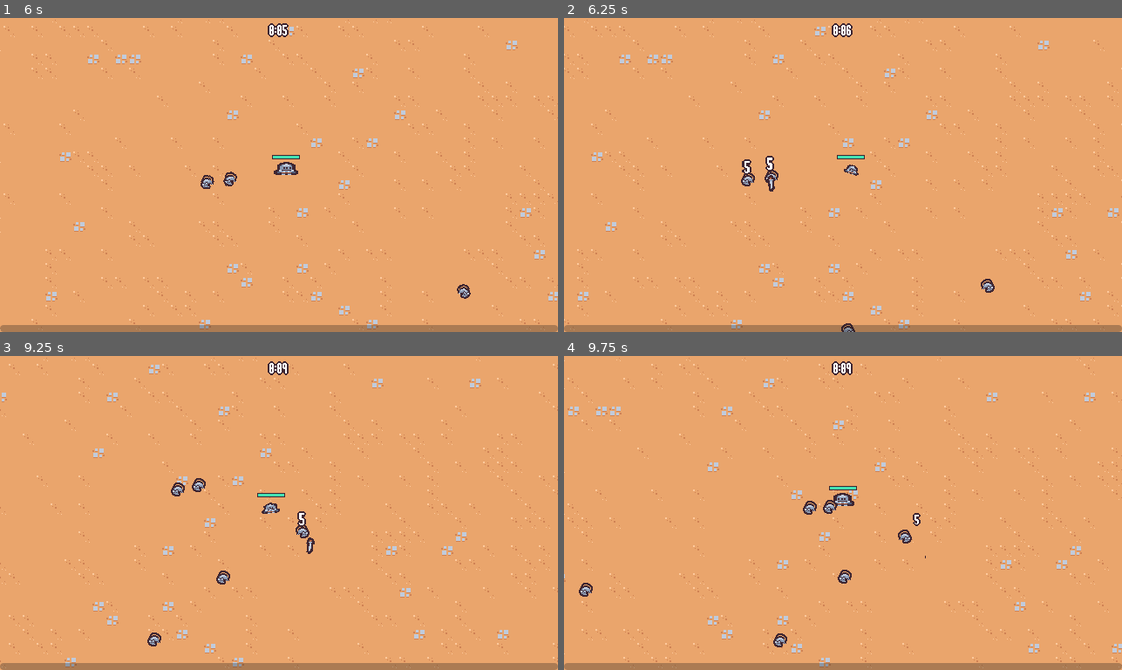
Above: before the commit, frames 1-4 (two rows, left to right).
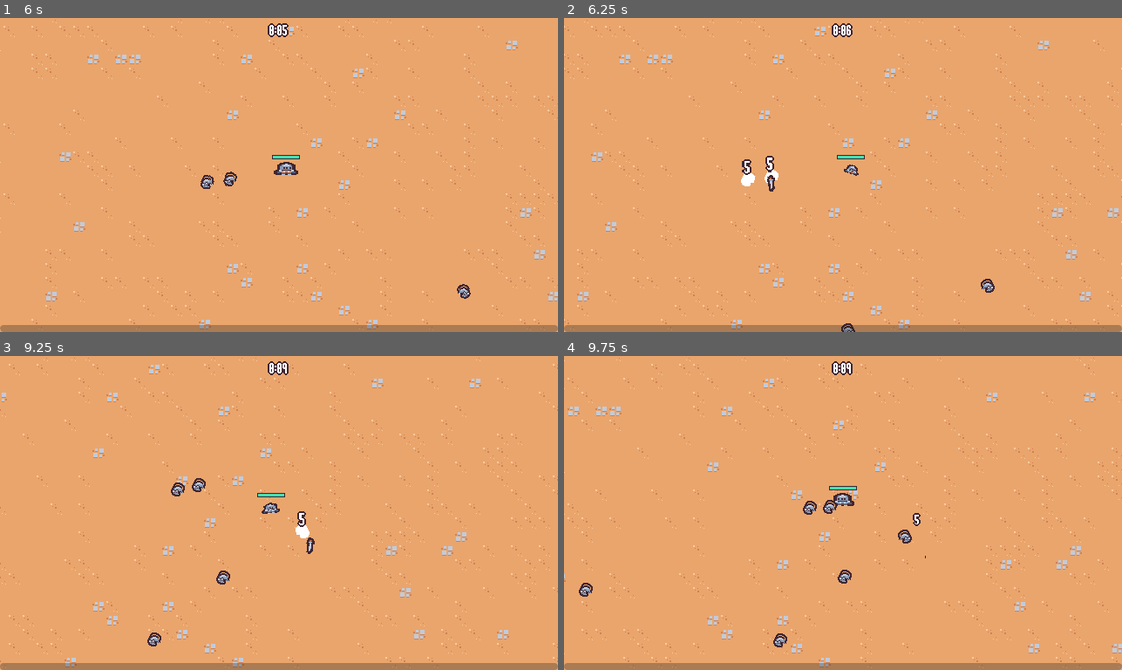
Above: after the commit, the same moments.

Repository: Marllon-Freitas/rogue-like-style-game
Game: Godot game, scene res://scenes/main/main.tscn
Two runs of this game, one before a commit and one after it. Both use one fixed random seed, a clock stepped at 60 frames per second and the inputs below.
Inputs (mouse positions are in pixels of both pictures, inside the frame that each line leads up to):
- Up to frame 1 (6 s): tap Enter at 0.5 s; move the mouse to (401, 159) at 0.52 s; press the mouse at (401, 159) at 0.53 s; hold D (move_right) 0.53-1.28 s; move the mouse to (167, 190) at 1.27 s; release the mouse at (167, 190) at 1.28 s; hold S (move_down) 1.28-2.03 s; click (167, 190) at 1.35 s; move the mouse to (334, 105) at 2.02 s; press the mouse at (334, 105) at 2.03 s; hold D (move_right) 2.03-2.78 s; move the mouse to (251, 237) at 2.77 s; release the mouse at (251, 237) at 2.78 s; hold W (move_up) 2.78-3.53 s; click (251, 237) at 2.85 s; move the mouse to (446, 222) at 3.52 s; press the mouse at (446, 222) at 3.53 s; hold A (move_left) 3.53-5.03 s; move the mouse to (111, 127) at 4.27 s; release the mouse at (111, 127) at 4.28 s; click (111, 127) at 4.35 s; move the mouse to (306, 175) at 5.02 s; press the mouse at (306, 175) at 5.03 s; hold S (move_down) 5.03-5.78 s; move the mouse to (195, 96) at 5.77 s; release the mouse at (195, 96) at 5.78 s; hold D (move_right) from 5.78 s (still down); click (195, 96) at 5.85 s
- Up to frame 2 (6.25 s): keep holding D (move_right)
- Up to frame 3 (9.25 s): move the mouse to (401, 497) at 6.52 s; release D (move_right) at 6.53 s; press the mouse at (401, 497) at 6.53 s; hold W (move_up) 6.53-7.28 s; move the mouse to (167, 528) at 7.27 s; release the mouse at (167, 528) at 7.28 s; hold D (move_right) 7.28-8.03 s; click (167, 528) at 7.35 s; move the mouse to (334, 443) at 8.02 s; press the mouse at (334, 443) at 8.03 s; hold S (move_down) 8.03-8.78 s; move the mouse to (251, 575) at 8.77 s; release the mouse at (251, 575) at 8.78 s; hold A (move_left) from 8.78 s (still down); click (251, 575) at 8.85 s
- Up to frame 4 (9.75 s): move the mouse to (1010, 560) at 9.52 s; release A (move_left) at 9.53 s; press the mouse at (1010, 560) at 9.53 s; hold W (move_up) from 9.53 s (still down)

Frame 1 is identical in both runs. In frame 2, 0.1% of the frame differs, in the area x 31-39%, y 48-54%; in frame 3, less than 0.1%; in frame 4, nothing differs.

Commit message:
feat: adding a flash effect on the enemy sprites

Diff:
--- /dev/null
+++ b/scenes/component/hit_flash_component.gd
@@ -0,0 +1,26 @@
+extends Node
+
+@export var health_component: HealthComponent
+@export var sprite: Sprite2D
+@export var hit_flash_material: ShaderMaterial
+
+var hit_flash_tween: Tween
+
+
+func _ready():
+	health_component.health_changed.connect(on_health_changed)
+	sprite.material = hit_flash_material
+
+
+func on_health_changed():
+	if hit_flash_tween != null && hit_flash_tween.is_valid():
+		hit_flash_tween.kill()
+
+	(sprite.material as ShaderMaterial).set_shader_parameter("lerp_percent", 1.0)
+	hit_flash_tween = create_tween()
+	(
+		hit_flash_tween
+		. tween_property(sprite.material, "shader_parameter/lerp_percent", 0.0, 0.3)
+		. set_ease(Tween.EASE_IN)
+		. set_trans(Tween.TRANS_CUBIC)
+	)
--- /dev/null
+++ b/scenes/component/hit_flash_component.gdshader
@@ -0,0 +1,19 @@
+shader_type canvas_item;
+
+uniform float lerp_percent : hint_range(0.0, 1.0, 0.1);
+
+void vertex() {
+	// Called for every vertex the material is visible on.
+}
+
+void fragment() {
+	// Called for every pixel the material is visible on.
+	vec4 texture_color = texture(TEXTURE, UV);
+	vec4 final_color = mix(texture_color, vec4(1.0, 1.0, 1.0, texture_color.a), lerp_percent);
+	COLOR = final_color;
+}
+
+//void light() {
+	// Called for every pixel for every light affecting the CanvasItem.
+	// Uncomment to replace the default light processing function with this one.
+//}
--- /dev/null
+++ b/scenes/component/hit_flash_component.tscn
@@ -0,0 +1,8 @@
+[gd_scene load_steps=3 format=3 uid="uid://bdl7mghlw3l3b"]
+
+[ext_resource type="Script" path="res://scenes/component/hit_flash_component.gd" id="1_u834o"]
+[ext_resource type="Material" uid="uid://7a5t8q1jahre" path="res://scenes/component/hit_flash_component_material.tres" id="2_68701"]
+
+[node name="HitFlashComponent" type="Node"]
+script = ExtResource("1_u834o")
+hit_flash_material = ExtResource("2_68701")
--- /dev/null
+++ b/scenes/component/hit_flash_component_material.tres
@@ -0,0 +1,8 @@
+[gd_resource type="ShaderMaterial" load_steps=2 format=3 uid="uid://7a5t8q1jahre"]
+
+[ext_resource type="Shader" path="res://scenes/component/hit_flash_component.gdshader" id="1_w53gr"]
+
+[resource]
+resource_local_to_scene = true
+shader = ExtResource("1_w53gr")
+shader_parameter/lerp_percent = 0.0
--- a/scenes/game_object/basic_enemy/basic_enemy.tscn
+++ b/scenes/game_object/basic_enemy/basic_enemy.tscn
@@ -7,6 +7,8 @@
 [ext_resource type="PackedScene" uid="uid://cttagnkqc5j00" path="res://scenes/component/hurt_box_component.tscn" id="4_6c6d1"]
 [ext_resource type="PackedScene" uid="uid://db5u3obmvl1dg" path="res://scenes/component/death_component.tscn" id="4_lbkji"]
 [ext_resource type="PackedScene" uid="uid://r6lwoxkhehyt" path="res://scenes/component/velocity_component.tscn" id="4_ohsct"]
+[ext_resource type="PackedScene" uid="uid://bdl7mghlw3l3b" path="res://scenes/component/hit_flash_component.tscn" id="5_jxdv6"]
+[ext_resource type="Shader" path="res://scenes/component/hit_flash_component.gdshader" id="6_a75uv"]
 
 [sub_resource type="Animation" id="Animation_8jfot"]
 length = 0.001
@@ -70,6 +72,11 @@
 "walk": SubResource("Animation_s1ge1")
 }
 
+[sub_resource type="ShaderMaterial" id="ShaderMaterial_fwa1y"]
+resource_local_to_scene = true
+shader = ExtResource("6_a75uv")
+shader_parameter/lerp_percent = 0.0
+
 [sub_resource type="CircleShape2D" id="CircleShape2D_jjlbw"]
 radius = 12.0
 
@@ -96,6 +103,11 @@
 
 [node name="VelocityComponent" parent="." instance=ExtResource("4_ohsct")]
 
+[node name="HitFlashComponent" parent="." node_paths=PackedStringArray("health_component", "sprite") instance=ExtResource("5_jxdv6")]
+health_component = NodePath("../HealthComponent")
+sprite = NodePath("../Visuals/Sprite2D")
+hit_flash_material = SubResource("ShaderMaterial_fwa1y")
+
 [node name="DeathComponent" parent="." node_paths=PackedStringArray("health_component", "sprite") instance=ExtResource("4_lbkji")]
 health_component = NodePath("../HealthComponent")
 sprite = NodePath("../Visuals/Sprite2D")
--- a/scenes/game_object/wizard_enemy/wizard_enemy.tscn
+++ b/scenes/game_object/wizard_enemy/wizard_enemy.tscn
@@ -7,6 +7,8 @@
 [ext_resource type="Texture2D" uid="uid://c7lbhh5wv3vde" path="res://scenes/game_object/wizard_enemy/wizard_enemy.png" id="3_aiyio"]
 [ext_resource type="PackedScene" uid="uid://cttagnkqc5j00" path="res://scenes/component/hurt_box_component.tscn" id="4_8lp5f"]
 [ext_resource type="PackedScene" uid="uid://byqsmgij0uppb" path="res://scenes/component/vial_drop_component.tscn" id="4_vg10w"]
+[ext_resource type="PackedScene" uid="uid://bdl7mghlw3l3b" path="res://scenes/component/hit_flash_component.tscn" id="5_n54f4"]
+[ext_resource type="Shader" path="res://scenes/component/hit_flash_component.gdshader" id="6_jrig3"]
 
 [sub_resource type="Animation" id="Animation_28kpa"]
 length = 0.001
@@ -112,6 +114,11 @@
 "walk": SubResource("Animation_bl0dt")
 }
 
+[sub_resource type="ShaderMaterial" id="ShaderMaterial_wdcny"]
+resource_local_to_scene = true
+shader = ExtResource("6_jrig3")
+shader_parameter/lerp_percent = 0.0
+
 [sub_resource type="CircleShape2D" id="CircleShape2D_7taok"]
 radius = 8.0
 
@@ -140,6 +147,11 @@
 drop_percent = 0.5
 health_component = NodePath("../HealthComponent")
 
+[node name="HitFlashComponent" parent="." node_paths=PackedStringArray("health_component", "sprite") instance=ExtResource("5_n54f4")]
+health_component = NodePath("../HealthComponent")
+sprite = NodePath("../Visuals/Sprite2D")
+hit_flash_material = SubResource("ShaderMaterial_wdcny")
+
 [node name="DeathComponent" parent="." node_paths=PackedStringArray("health_component", "sprite") instance=ExtResource("2_w0p05")]
 health_component = NodePath("../HealthComponent")
 sprite = NodePath("../Visuals/Sprite2D")
Not shown: 1 places in scenes/game_object/basic_enemy/basic_enemy.tscn that only renumber resources
Not shown: 1 places in scenes/game_object/wizard_enemy/wizard_enemy.tscn that only renumber resources
